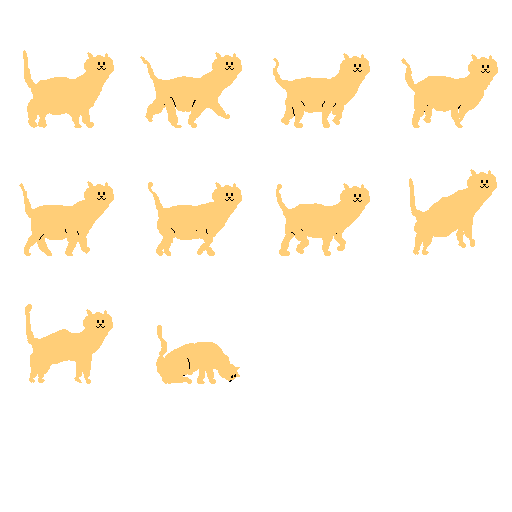
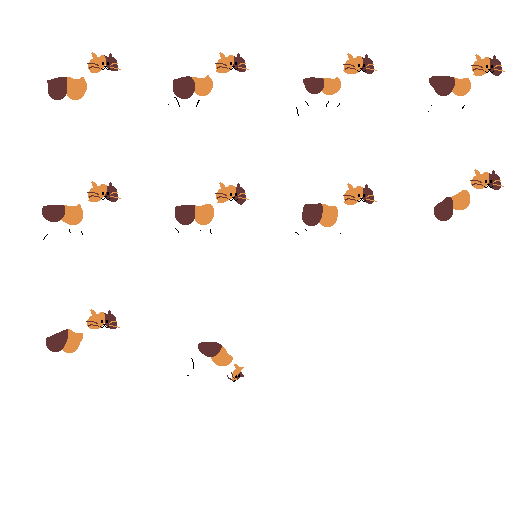
Layered file, before and after one edit (w=512, h=512). Changes by layer:
added layer "Ebene" above "Hintergrund" over [left=86, top=63, right=505, bottom=380]
painted on "Hintergrund" over [left=19, top=50, right=502, bottom=384]
